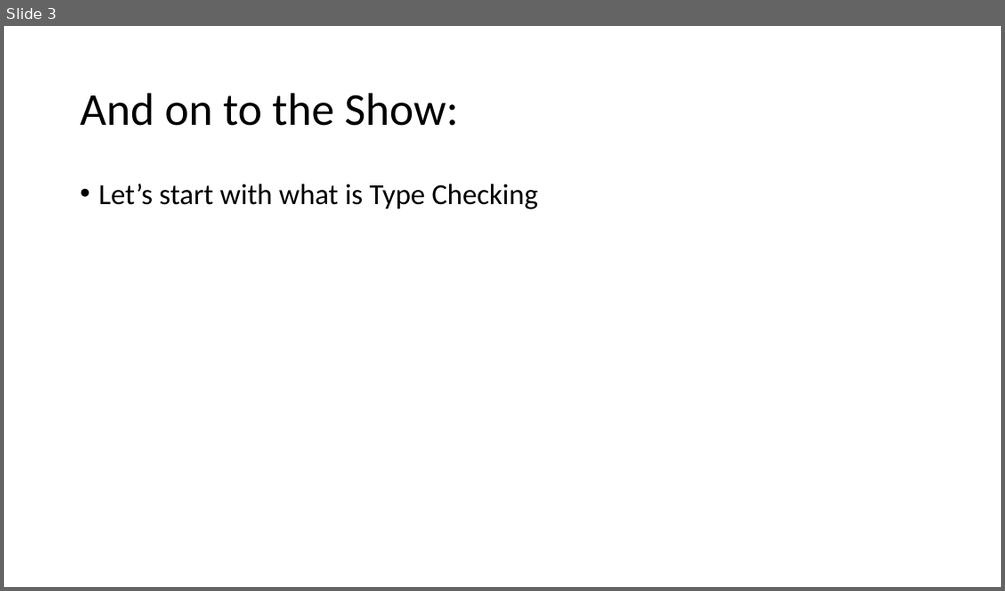
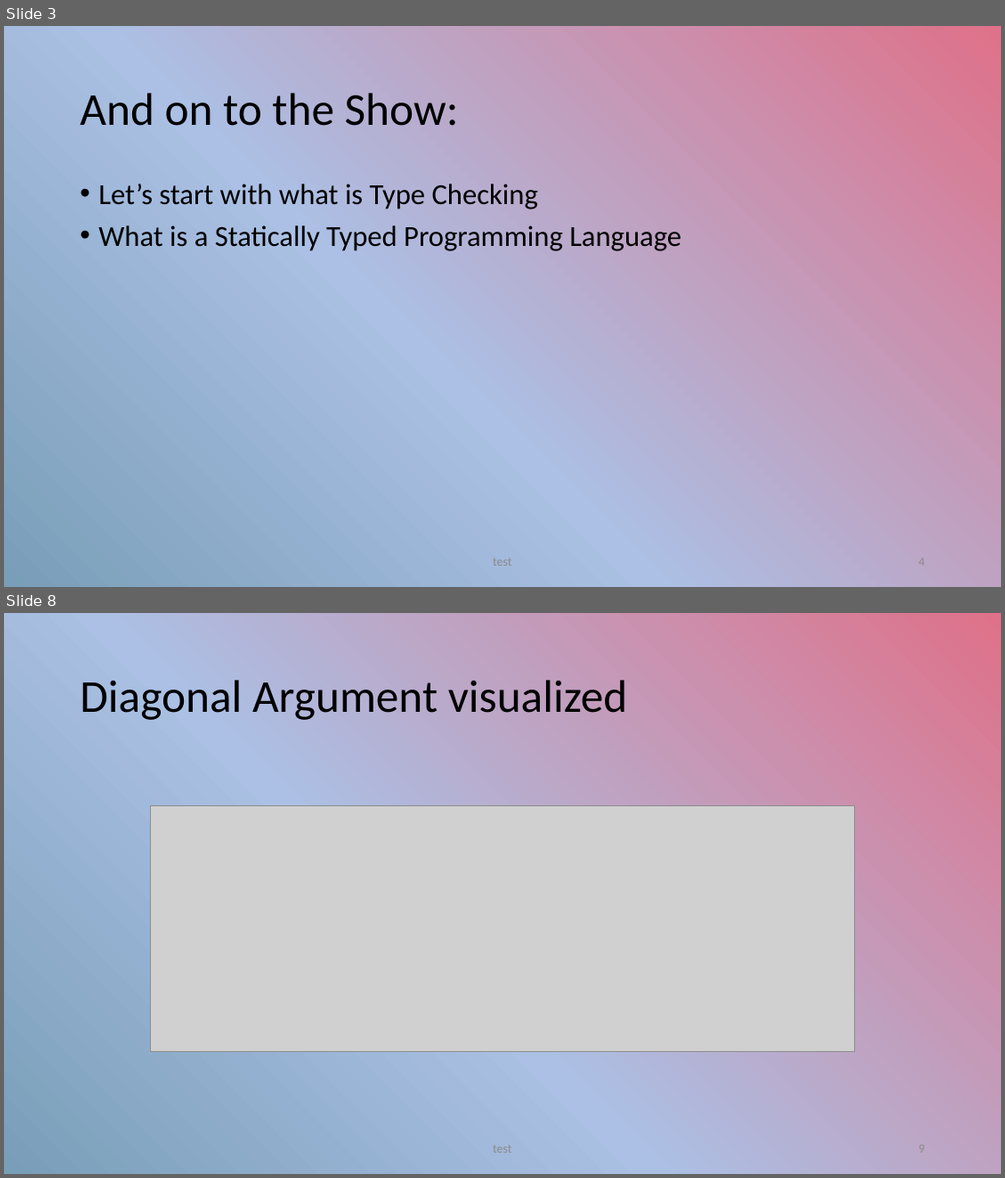
Before and after one commit to seanwestfall/algorithm_w_presentation, a slide deck: Presentation1.pptx. Shown one above the other, each under a label of ours: slide 3 before the commit, slides 3 and 8 after it; the slides between them are not shown. The pictures are 1005x591 and 1005x1178 pixels, drawn with LibreOffice and Linux fonts; fonts in the diff are those of the drawing; grey boxes stand for pictures. Boxes give left, top, right and bottom in pixels: in the first picture for what was removed or moved away, otherwise in the second. Text is boxed around its words. In the diff, an @@ line names an element or a change of style, - is before the commit and + after.

```diff
--- a/Presentation1.pptx
+++ b/Presentation1.pptx
@@ slide 8 added at (x1=4, y1=613, x2=1001, y2=1174), background gradient #799EB8 to #ABC0E4 to #DF718A @@
@@ title added at (x1=80, y1=680, x2=628, y2=720), 44 pt, text #000000 @@
+Diagonal Argument visualized
@@ picture added at (x1=151, y1=806, x2=855, y2=1051) @@
@@ text added at (x1=493, y1=1144, x2=511, y2=1152), 12 pt, text #8C8C8C @@
+test
@@ page number added at (x1=918, y1=1144, x2=924, y2=1152), 12 pt, text #8C8C8C @@
+9
@@ slide 3 changed as well @@
@@ background #FFFFFF to gradient #799EB8 to #ABC0E4 to #DF718A @@
@@ text at (x1=98, y1=225, x2=681, y2=251): paragraph added @@
+• What is a Statically Typed Programming Language
@@ text added at (x1=493, y1=557, x2=511, y2=565), 12 pt, text #8C8C8C @@
+test
@@ page number added at (x1=918, y1=557, x2=924, y2=565), 12 pt, text #8C8C8C @@
+4
```
Also in this commit, not shown: 2 other slides changed, 6 other slides added.
